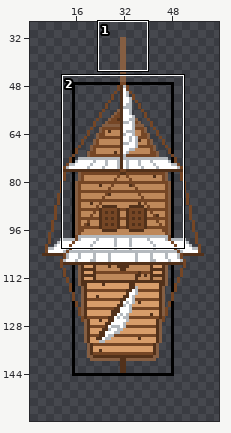
A pixel-art file gets an edit: client/resources/Aseprite/Ship3.aseprite. Above, an overview of the earlier version with the close-up marked.
Close-up. First the earlier version:
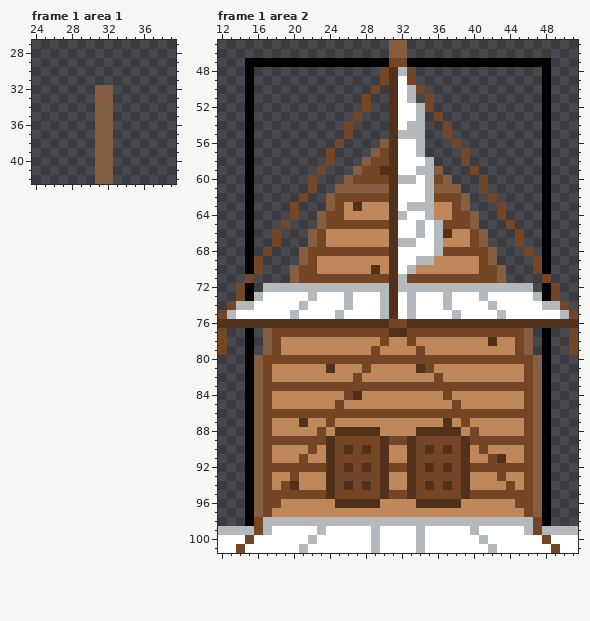
64x160 pixels, 1 frame. Colours within 5 levels of each other are drawn and written as one. Shown: frame 1 area 1: x 24..39, y 27..42; frame 1 area 2: x 12..51, y 45..101. The wide view leaves out empty margins. The commit also changed other frames or places, which this record leaves out.
And afterwards:
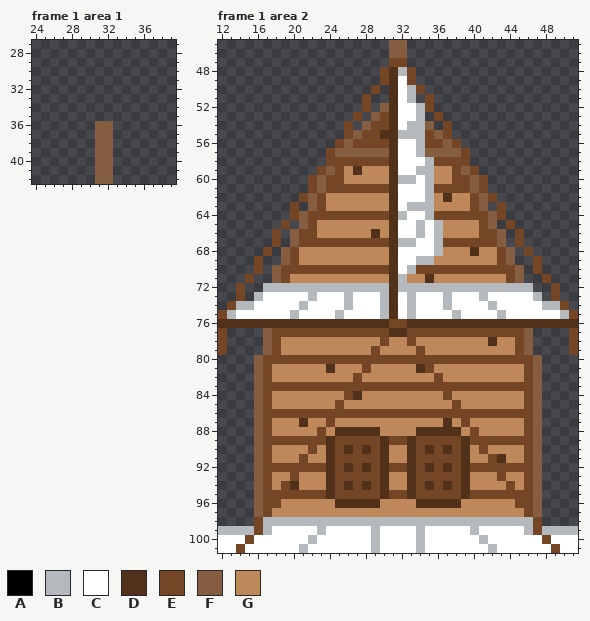
Palette (. is transparent): A #000000  B #b4b9be  C #ffffff  D #52311a  E #754625  F #855e42  G #be885a
The edit:
layer "border" removed
--- frame 1 area 1, layer "boat"
@@ x 29..34 @@
 31 ......
-32 ..FF..
-33 ..FF..
-34 ..FF..
-35 ..FF..
+32 ......
+33 ......
+34 ......
+35 ......
 36 ..FF..
--- frame 1 area 2
@@ x 12..51 @@
  46 ...................FF...................
- 47 ...AAAAAAAAAAAAAAAAEEAAAAAAAAAAAAAAAA...
- 48 ...A..............EDBE..............A...
- 49 ...A..............EDCE..............A...
- 50 ...A.............E.DCBE.............A...
- 51 ...A............E..DCB.E............A...
- 52 ...A............E..DCCBE............A...
- 53 ...A...........E...DCCB.E...........A...
- 54 ...A..........E....DCBB..E..........A...
- 55 ...A..........E....DBBB..E..........A...
- 56 ...A.........E....FDCCB...E.........A...
- 57 ...A........E....FEDCCB....E........A...
- 58 ...A........E...FEEDCCCB...E........A...
- 59 ...A.......E...FEEDDCCBBF...E.......A...
- 60 ...A......E...FEEEEDBBCBEF...E......A...
- 61 ...A......E..FFFFFFDCCCBFFF..E......A...
- 62 ...A.....E..FEEEEEEDCCCBEEEF..E.....A...
- 63 ...A....E...FEGDGGGDCBBBGGEF...E....A...
- 64 ...A....E..FEEGGGGGDBCCBGGEEF..E....A...
- 65 ...A...E...FEEEEEEEDCCBCBEEEF...E...A...
- 66 ...A..E...FEGGGGGGGDCCBCBDGGEF...E..A...
- 67 ...A..E...FEGGGGGGGDBBCCBGGGEF...E..A...
- 68 ...A.E...FEEEEEEEEEDCCCCBEEEEEF...E.A...
- 69 ...AE....FEGGGGGGGGDCCBBGGGGGEF....EA...
- 70 ...AE...FEEGGGGGGDGDCBGGGGGGGEEF...EA...
- 71 ...E....FEEEEEEEEEEDBEEEEEEEEEEF....E...
- 72 ..EA.BBBBBBBBBBBBBBDBBBBBBBBBBBBBBB.AE..
- 73 ..EABCCCCCBCCCBCCCBDCBCCCBCCCBCCCCCBAE..
+ 47 ...................EE...................
+ 48 ..................EDBE..................
+ 49 ..................EDCE..................
+ 50 .................E.DCBE.................
+ 51 ................E..DCB.E................
+ 52 ................E.FDCCBE................
+ 53 ...............E.FEDCCB.E...............
+ 54 ..............E.FEEDCBBF.E..............
+ 55 ..............EFEEDDBBBEFE..............
+ 56 .............EFEEEEDCCBEEFE.............
+ 57 ............EFFFFFFDCCBFFFFE............
+ 58 ............EEEEEEEDCCCBEEEE............
+ 59 ...........EFEGDGGGDCCBBGGEFE...........
+ 60 ..........EFEEGGGGGDBBCBGGEEFE..........
+ 61 ..........EFEEEEEEEDCCCBEEEEFE..........
+ 62 .........EFEGGGGGGGDCCCBGDGGEFE.........
+ 63 ........E.FEGGGGGGGDCBBBGGGGEF.E........
+ 64 ........EFEEEEEEEEEDBCCBEEEEEEFE........
+ 65 .......E.FEGGGGGGGGDCCBCBGGGGEF.E.......
+ 66 ......E.FEEGGGGGGDGDCCBCBGGGGEEF.E......
+ 67 ......E.FEEEEEEEEEEDBBCCBEEEEEEF.E......
+ 68 .....E.FEGGGGGGGGGGDCCCCBGGGDGGEF.E.....
+ 69 ....E..FEGGGGGGGGGGDCCBBGGGGGGGEF..E....
+ 70 ....E.FEEEEEEEEEEEEDCBEEEEEEEEEEEF.E....
+ 71 ...E..FEGGGGGGGGGGGDBGGDGGGGGGGGEF..E...
+ 72 ..E..BBBBBBBBBBBBBBDBBBBBBBBBBBBBBB..E..
+ 73 ..E.BCCCCCBCCCBCCCBDCBCCCBCCCBCCCCCB.E..
  74 .EBBCCCCCBCCCCBCCCBDCBCCCBCCCCBCCCCCBBE.
@@ x 12..51 @@
  76 DDDDDDDDDDDDDDDDDDDEEDDDDDDDDDDDDDDDDDDD
- 77 E..A.FEEEEEEEEEEEEEDDEEEEEEEEEEEEEF.A..E
- 78 E..A.FEGGGGGGGGGGGEGGEGGGGGGGGDGGEF.A..E
- 79 E..A.FEGGGGGGGGGGEGGGGEGGGGGGGGGGEF.A..E
- 80 ...AFEEEEEEEEEEEEEEEEEEEEEEEEEEEEEEFA...
- 81 ...AFEGGGGGGDGGGEGGGGGDEGGGGGGGGGGEFA...
- 82 ...AFEGGGGGGGGGEGGGGGGGGEGGGGGGGGGEFA...
- 83 ...AFEEEEEEEEEEEEEEEEEEEEEEEEEEEEEEFA...
- 84 ...AFEGGGGGGGGEDGGGGGGGGGEGGGGGGGGEFA...
- 85 ...AFEGGGGGGGEGGGGGGGGGGGGEGGGGGGGEFA...
- 86 ...AFEEEEEEEEEEEEEEEEEEEEEEEEEEEEEEFA...
- 87 ...AFEGGGDGGEGGGGGGGGGGGGDGEGGGGGGEFA...
- 88 ...AFEGGGGGEGDDDDDGGGGDDDDDGEGGGGGEFA...
- 89 ...AFEEEEEEEDEEEEEDEEDEEEEEDEEEEEEEFA...
- 90 ...AFEGGGGEGDEDEDEDGGDEDEDEDGEGGGGEFA...
- 91 ...AFEGGGEGGDEEEEEDGGDEEEEEDGGEDGGEFA...
- 92 ...AFEEEEEEEDEDEDEDEEDEDEDEDEEEEEEEFA...
- 93 ...AFEGGEGGGDEEEEEDGGDEEEEEDGGGEGGEFA...
- 94 ...AFEGEDGGGDEDEDEDGGDEDEDEDGGGGEGEFA...
- 95 ...AFEEEEEEEDEEEEEDEEDEEEEEDEEEEEEEFA...
- 96 ...AFEEGGGGGGDDDDDGGGGDDDDDGGGGGGEEFA...
- 97 ...AFEGGGGGGGGGGGGGGGGGGGGGGGGGGGGEFA...
- 98 ...AEBBBBBBBBBBBBBBBBBBBBBBBBBBBBBBEA...
+ 77 E....FEEEEEEEEEEEEEDDEEEEEEEEEEEEEF....E
+ 78 E....FEGGGGGGGGGGGEGGEGGGGGGGGDGGEF....E
+ 79 E....FEGGGGGGGGGGEGGGGEGGGGGGGGGGEF....E
+ 80 ....FEEEEEEEEEEEEEEEEEEEEEEEEEEEEEEF....
+ 81 ....FEGGGGGGDGGGEGGGGGDEGGGGGGGGGGEF....
+ 82 ....FEGGGGGGGGGEGGGGGGGGEGGGGGGGGGEF....
+ 83 ....FEEEEEEEEEEEEEEEEEEEEEEEEEEEEEEF....
+ 84 ....FEGGGGGGGGEDGGGGGGGGGEGGGGGGGGEF....
+ 85 ....FEGGGGGGGEGGGGGGGGGGGGEGGGGGGGEF....
+ 86 ....FEEEEEEEEEEEEEEEEEEEEEEEEEEEEEEF....
+ 87 ....FEGGGDGGEGGGGGGGGGGGGDGEGGGGGGEF....
+ 88 ....FEGGGGGEGDDDDDGGGGDDDDDGEGGGGGEF....
+ 89 ....FEEEEEEEDEEEEEDEEDEEEEEDEEEEEEEF....
+ 90 ....FEGGGGEGDEDEDEDGGDEDEDEDGEGGGGEF....
+ 91 ....FEGGGEGGDEEEEEDGGDEEEEEDGGEDGGEF....
+ 92 ....FEEEEEEEDEDEDEDEEDEDEDEDEEEEEEEF....
+ 93 ....FEGGEGGGDEEEEEDGGDEEEEEDGGGEGGEF....
+ 94 ....FEGEDGGGDEDEDEDGGDEDEDEDGGGGEGEF....
+ 95 ....FEEEEEEEDEEEEEDEEDEEEEEDEEEEEEEF....
+ 96 ....FEEGGGGGGDDDDDGGGGDDDDDGGGGGGEEF....
+ 97 ....FEGGGGGGGGGGGGGGGGGGGGGGGGGGGGEF....
+ 98 ....EBBBBBBBBBBBBBBBBBBBBBBBBBBBBBBE....
  99 BBBBEBCCCCCBCCCCCBCCCCBCCCCCBCCCCCBEBBBB
